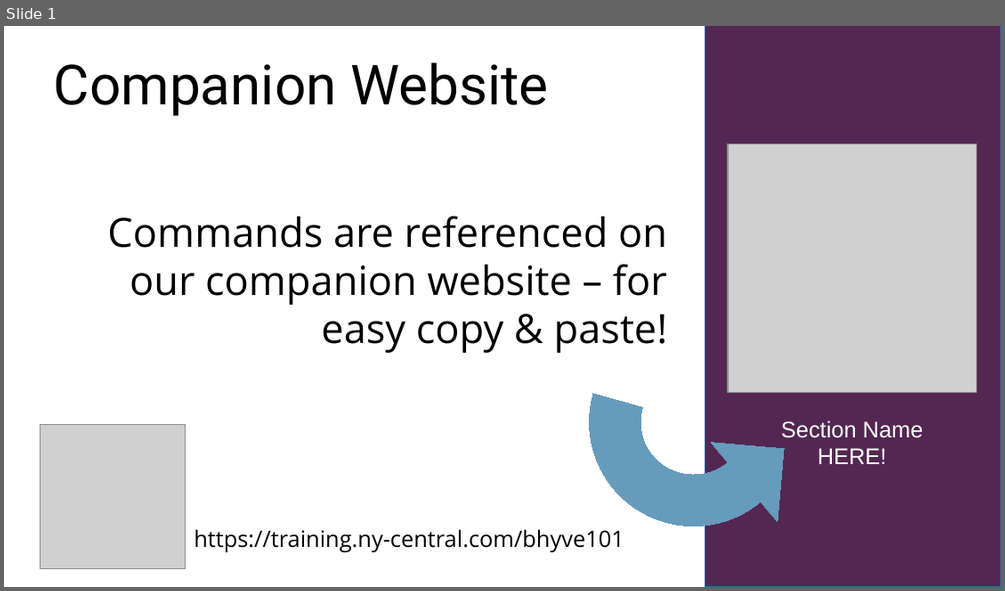
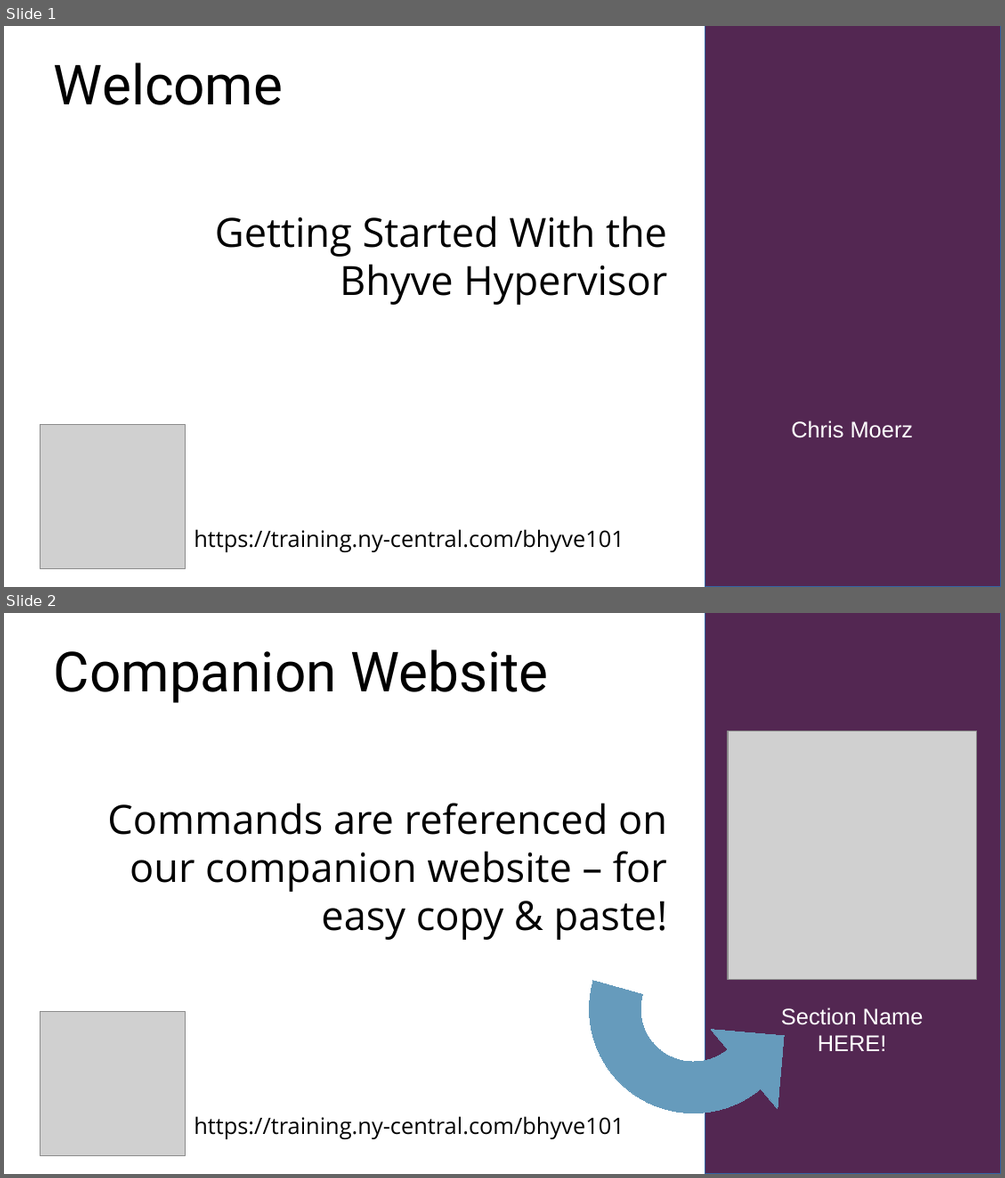
Before and after one commit to christian-moerz/eurobsdcon24, a slide deck: slides/bhyve introduction.odp. Shown one above the other, each under a label of ours: slide 1 before the commit, slides 1 and 2 after it. The pictures are 1005x591 and 1005x1178 pixels, drawn with LibreOffice and Linux fonts; fonts in the diff are those of the drawing; grey boxes stand for pictures. Boxes give left, top, right and bottom in pixels: in the first picture for what was removed or moved away, otherwise in the second. Text is boxed around its words. In the diff, an @@ line names an element or a change of style, - is before the commit and + after.

```diff
--- a/slides/bhyve introduction.odp
+++ b/slides/bhyve introduction.odp
@@ slide 1 added at (4, 26, 1001, 587), background #FFFFFF @@
@@ rectangle added at (705, 26, 1001, 587), fill #532752, outline #3465A4 0 pt @@
@@ title added at (54, 62, 283, 105), 44 pt, text #000000 @@
+Welcome
@@ text added at (215, 216, 667, 305), 32 pt, text #000000 @@
+Getting Started With the
+Bhyve Hypervisor
@@ picture added at (40, 424, 185, 569) @@
@@ text added at (791, 420, 914, 438), 18 pt, text #FFFFFF @@
+Chris Moerz
@@ text added at (194, 529, 624, 552), 18 pt, text #000000 @@
+https://training.ny-central.com/bhyve101
@@ what was slide 1 is now slide 2 @@
```
Also in this commit, not shown: 4 other files.
